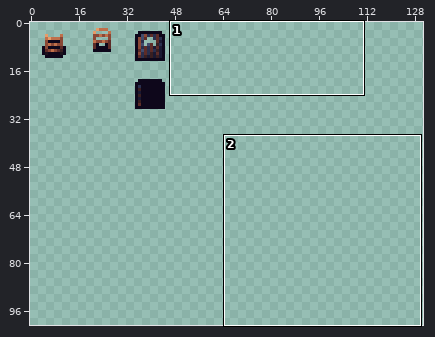
Sprite sheet: res/structures.png. The first picture is a wide view before the edit; the outline marks the close-up.
Close-up. Before:
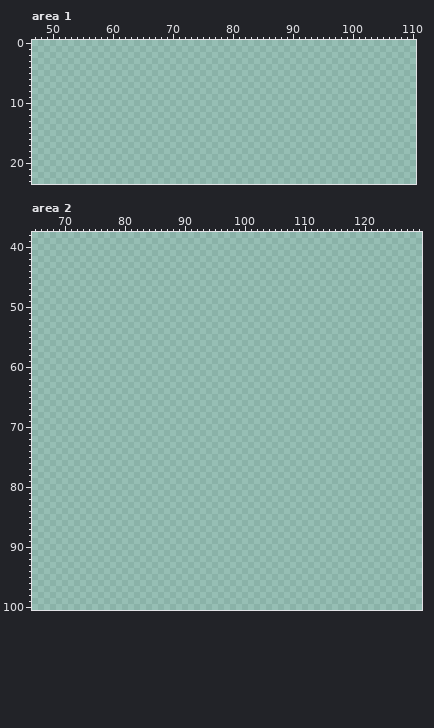
The file is 160x160 pixels. Shown: area 1: x 47..110, y 0..23; area 2: x 65..129, y 38..100. The wide view leaves out empty margins.
The same view after the edit:
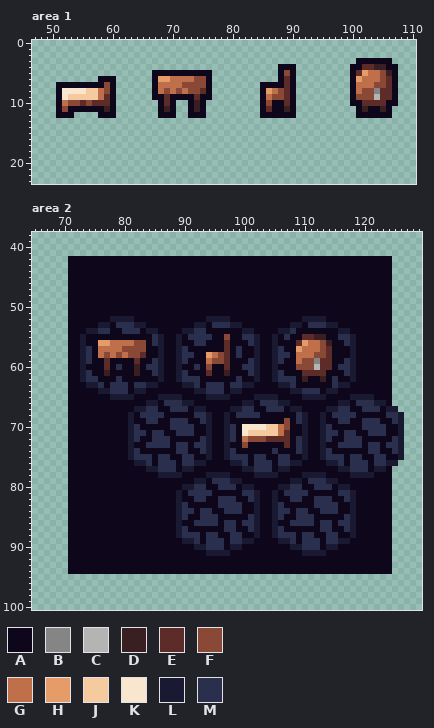
Palette (. is transparent): A #0e071b  B #858585  C #b4b4b4  D #391f21  E #5d2c28  F #8a4836  G #bf6f4a  H #e69c69  J #f6ca9f  K #f9e6cf  L #1a1932  M #2a2f4e
Change:
Area 1:
y 3: x 101..106 ...... -> AAAAAA
y 4: x 88..90 ... -> AAA; x 100..107 ........ -> AAEEDDAA
y 5: x 67..76 .......... -> AAAAAAAAAA; x 88..90 ... -> AFA; x 100..107 ........ -> AEHGGFDA
y 6: x 58..60 ... -> AAA; x 67..76 .......... -> AHHGGGGFFA; x 88..90 ... -> AEA; x 100..107 ........ -> AHGGGFEA
y 7: x 51..60 .......... -> AAAAAAAAFA; x 67..76 .......... -> AGGGGFFFFA; x 85..90 ...... -> AAAAEA; x 100..107 ........ -> AGGGFFEA
y 8: x 51..60 .......... -> AKKKKJJGFA; x 67..76 .......... -> AGFGFGFFEA; x 85..90 ...... -> AHGFEA; x 100..107 ........ -> AGFFBEEA
y 9: x 51..60 .......... -> AKJJJJJGEA; x 67..76 .......... -> AAEAAAAEAA; x 85..90 ...... -> AGFFEA; x 100..107 ........ -> AFFFCEEA
y 10: x 51..60 .......... -> AGFFEFEEEA; x 68..70 ... -> AEA; x 73..75 ... -> ADA; x 85..90 ...... -> AFAAEA; x 100..107 ........ -> AAEEEEAA
y 11: x 51..60 .......... -> AFAAAAAADA; x 68..70 ... -> ADA; x 73..75 ... -> ADA; x 85..90 ...... -> AEAADA; x 101..106 ...... -> ADAADA
y 12: x 51..53 ... -> AAA; x 58..60 ... -> AAA; x 68..70 ... -> AAA; x 73..75 ... -> AAA; x 85..90 ...... -> AAAAAA; x 101..106 ...... -> AAAAAA
Area 2:
y 42..51: x 71..124 ...................................................... -> AAAAAAAAAAAAAAAAAAAAAAAAAAAAAAAAAAAAAAAAAAAAAAAAAAAAAA
y 52: x 71..124 ...................................................... -> AAAAAAALLLLAAAAAAAAAAAALLLLAAAAAAAAAAAALLLLAAAAAAAAAAA
y 53: x 71..124 ...................................................... -> AAAAALLAMMMLLAAAAAAAALLAMMMLLAAAAAAAALLAMMMLLAAAAAAAAA
y 54: x 71..124 ...................................................... -> AAALLMMAAMMMALLAAAALLMMAAAAAALLAAAALLMAAAAAAALLAAAAAAA
y 55: x 71..124 ...................................................... -> AALAAAAAAAAAAAMLAALAMMMMAAFAAMMLAALAMAAEEDDAAMMLAAAAAA
y 56: x 71..124 ...................................................... -> AALAAHHGGGGFFAMLAALAAMMAAAEAAAMLAALAAAEHGGFDAAMLAAAAAA
y 57: x 71..124 ...................................................... -> AALMAGGGGFFFFAALAALMAAAAAAEAMAALAALMAAHGGGFEAAALAAAAAA
y 58: x 71..124 ...................................................... -> AALMAGFGFGFFEAALAALMMAAHGFEAMAALAALMMAGGGFFEAAALAAAAAA
y 59: x 71..124 ...................................................... -> AALMAAEAAAAEAAMLAALMAAAGFFEAAAMLAALMAAGFFBEEAAMLAAAAAA
y 60: x 71..124 ...................................................... -> AALAAAEAMAADAMMLAALAAMAFAAEAAMMLAALAAAFFFCEEAMMLAAAAAA
y 61: x 71..124 ...................................................... -> AALMAADAAAADAAMLAALMAAAEAADAAAMLAALMAAAEEEEAAAMLAAAAAA
y 62: x 71..124 ...................................................... -> AALMMAAAMAAAAAALAALMMMAAAAAAMAALAALMMMADAADAMAALAAAAAA
y 63: x 71..124 ...................................................... -> AAALLMAMMMAMMLLAAAALLMAMMMAMMLLAAAALLMAAAAAAMLLAAAAAAA
y 64: x 71..124 ...................................................... -> AAAAALLMMMALLAAAAAAAALLMMMALLAAAAAAAALLMMMALLAAAAAAAAA
y 65: x 71..124 ...................................................... -> AAAAAAALLLLAAAALLLLAAAALLLLAAAALLLLAAAALLLLAAAALLLLAAA
y 66: x 71..124 ...................................................... -> AAAAAAAAAAAAALLAMMMLLAAAAAAAALLAMMMLLAAAAAAAALLAMMMLLA
y 67: x 71..125 ....................................................... -> AAAAAAAAAAALLMMAAMMMALLAAAALLMMAAMMMALLAAAALLMMAAMMMALL
y 68: x 71..126 ........................................................ -> AAAAAAAAAALAMMMMAAAAAMMLAALAMMMMAAAAAAMLAALAMMMMAAAAAMML
y 69: x 71..126 ........................................................ -> AAAAAAAAAALAAMMAAMMMAAMLAALAAAAAAAAAFAMLAALAAMMAAMMMAAML
y 70: x 71..126 ........................................................ -> AAAAAAAAAALMAAAAAMMMMAALAALMAKKKKJJGFAALAALMAAAAAMMMMAAL
y 71: x 71..126 ........................................................ -> AAAAAAAAAALMMAMMAAMMMAALAALMAKJJJJJGEAALAALMMAMMAAMMMAAL
y 72: x 71..126 ........................................................ -> AAAAAAAAAALMAAMMMAAAAAMLAALMAGFFFEEEEAMLAALMAAMMMAAAAAML
y 73: x 71..126 ........................................................ -> AAAAAAAAAALAAMMMMAMMAMMLAALAAFAAAAAAEAMLAALAAMMMMAMMAMML
y 74: x 71..126 ........................................................ -> AAAAAAAAAALMAAAAAAMMAAMLAALMAAAAAAMAAAMLAALMAAAAAAMMAAML
y 75: x 71..126 ........................................................ -> AAAAAAAAAALMMMAMMAAMMAALAALMMMAMMAAMMAALAALMMMAMMAAMMAAL
y 76: x 71..125 ....................................................... -> AAAAAAAAAAALLMAMMMAMMLLAAAALLMAMMMAMMLLAAAALLMAMMMAMMLL
y 77: x 71..124 ...................................................... -> AAAAAAAAAAAAALLMMMALLAAAAAAAALLMMMALLAAAAAAAALLMMMALLA
y 78: x 71..124 ...................................................... -> AAAAAAAAAAAAAAALLLLAAAALLLLAAAALLLLAAAALLLLAAAALLLLAAA
y 79: x 71..124 ...................................................... -> AAAAAAAAAAAAAAAAAAAAALLAMMMLLAAAAAAAALLAMMMLLAAAAAAAAA
y 80: x 71..124 ...................................................... -> AAAAAAAAAAAAAAAAAAALLMMAAMMMALLAAAALLMMAAMMMALLAAAAAAA
y 81: x 71..124 ...................................................... -> AAAAAAAAAAAAAAAAAALAMMMMAAAAAMMLAALAMMMMAAAAAMMLAAAAAA
y 82: x 71..124 ...................................................... -> AAAAAAAAAAAAAAAAAALAAMMAAMMMAAMLAALAAMMAAMMMAAMLAAAAAA
y 83: x 71..124 ...................................................... -> AAAAAAAAAAAAAAAAAALMAAAAAMMMMAALAALMAAAAAMMMMAALAAAAAA
y 84: x 71..124 ...................................................... -> AAAAAAAAAAAAAAAAAALMMAMMAAMMMAALAALMMAMMAAMMMAALAAAAAA
y 85: x 71..124 ...................................................... -> AAAAAAAAAAAAAAAAAALMAAMMMAAAAAMLAALMAAMMMAAAAAMLAAAAAA
y 86: x 71..124 ...................................................... -> AAAAAAAAAAAAAAAAAALAAMMMMAMMAMMLAALAAMMMMAMMAMMLAAAAAA
y 87: x 71..124 ...................................................... -> AAAAAAAAAAAAAAAAAALMAAAAAAMMAAMLAALMAAAAAAMMAAMLAAAAAA
y 88: x 71..124 ...................................................... -> AAAAAAAAAAAAAAAAAALMMMAMMAAMMAALAALMMMAMMAAMMAALAAAAAA
y 89: x 71..124 ...................................................... -> AAAAAAAAAAAAAAAAAAALLMAMMMAMMLLAAAALLMAMMMAMMLLAAAAAAA
y 90: x 71..124 ...................................................... -> AAAAAAAAAAAAAAAAAAAAALLMMMALLAAAAAAAALLMMMALLAAAAAAAAA
y 91: x 71..124 ...................................................... -> AAAAAAAAAAAAAAAAAAAAAAALLLLAAAAAAAAAAAALLLLAAAAAAAAAAA
y 92..94: x 71..124 ...................................................... -> AAAAAAAAAAAAAAAAAAAAAAAAAAAAAAAAAAAAAAAAAAAAAAAAAAAAAA
